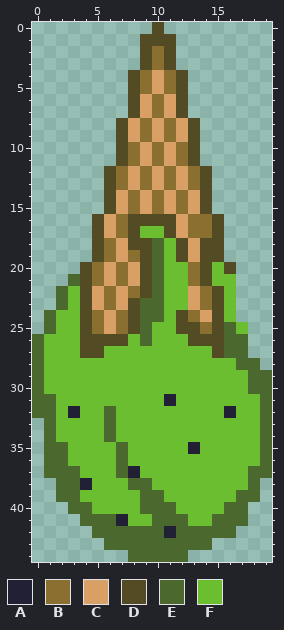
One commit to this pixel-art sprite: images/icecream.png. The picture above is the old version.
The file is 20x45 pixels.
Palette (. is transparent): A #222034  B #8a6f30  C #d9a066  D #524b24  E #4b692f  F #6abe30
The same view after the edit:
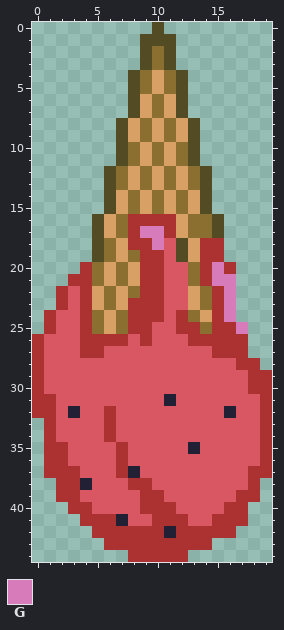
Colours new in this view: G #d77bba
Difference:
colour E: #4b692f -> #ac3232
colour F: #6abe30 -> #d95763
y 16: x 8..11 DDDD -> EEEE
y 17: x 8..11 DFFD -> EGGE
y 18: x 8..10 DDE -> EEG; x 14..15 DD -> EE
y 19: x 9 D -> E; x 14..15 DD -> EE
y 20: x 4 D -> E; x 9 D -> E; x 14..16 DFD -> EGE
y 21: x 4 D -> E; x 9 D -> E; x 14..16 DFF -> EGG
y 22: x 4 D -> E; x 9 D -> E; x 15..16 DF -> EG
y 23: x 4 D -> E; x 8 D -> E; x 15..16 DF -> EG
y 24: x 4 D -> E; x 8 D -> E; x 12 D -> E; x 15..16 DF -> EG
y 25: x 4 D -> E; x 8 D -> E; x 12..13 DD -> EE; x 15 D -> E; x 17 F -> G
y 26: x 4..7 DDDD -> EEEE; x 13..15 DDD -> EEE
y 27: x 4..5 DD -> EE; x 15 D -> E
Pixel boxes of the changes (left, top, right, bottom) in both pictures:
changed: (32, 214, 272, 562)
